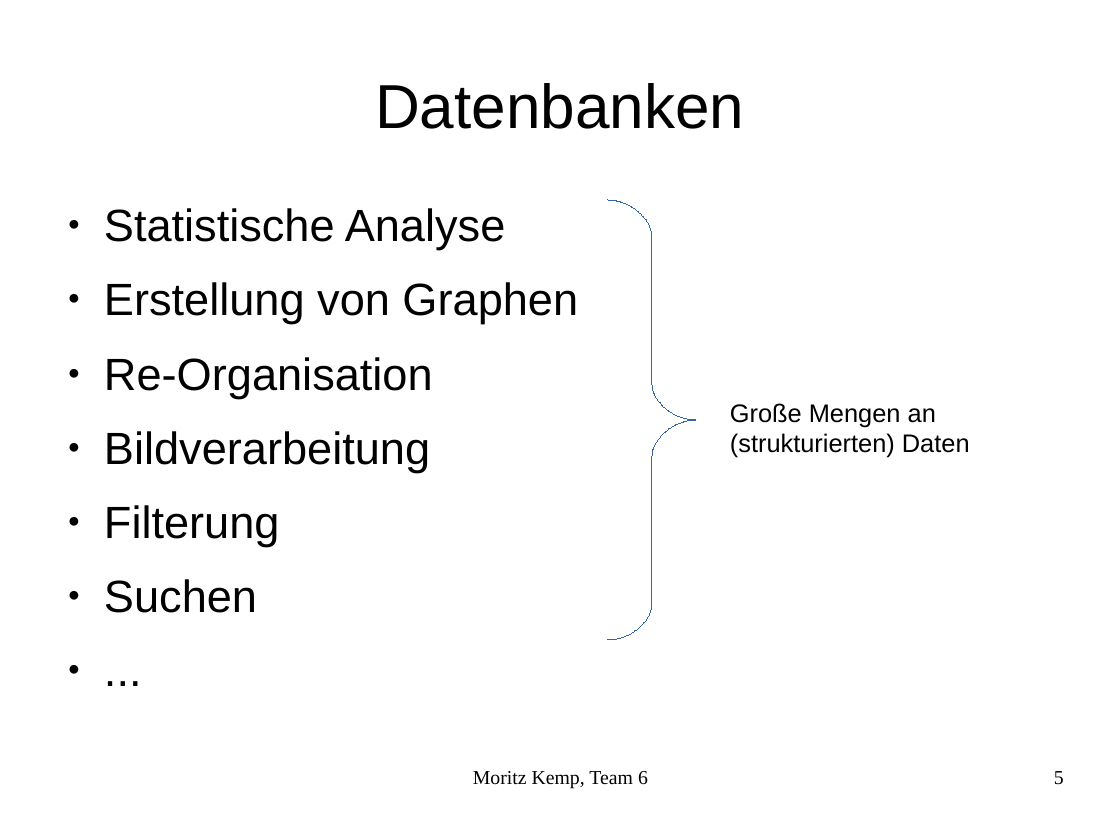
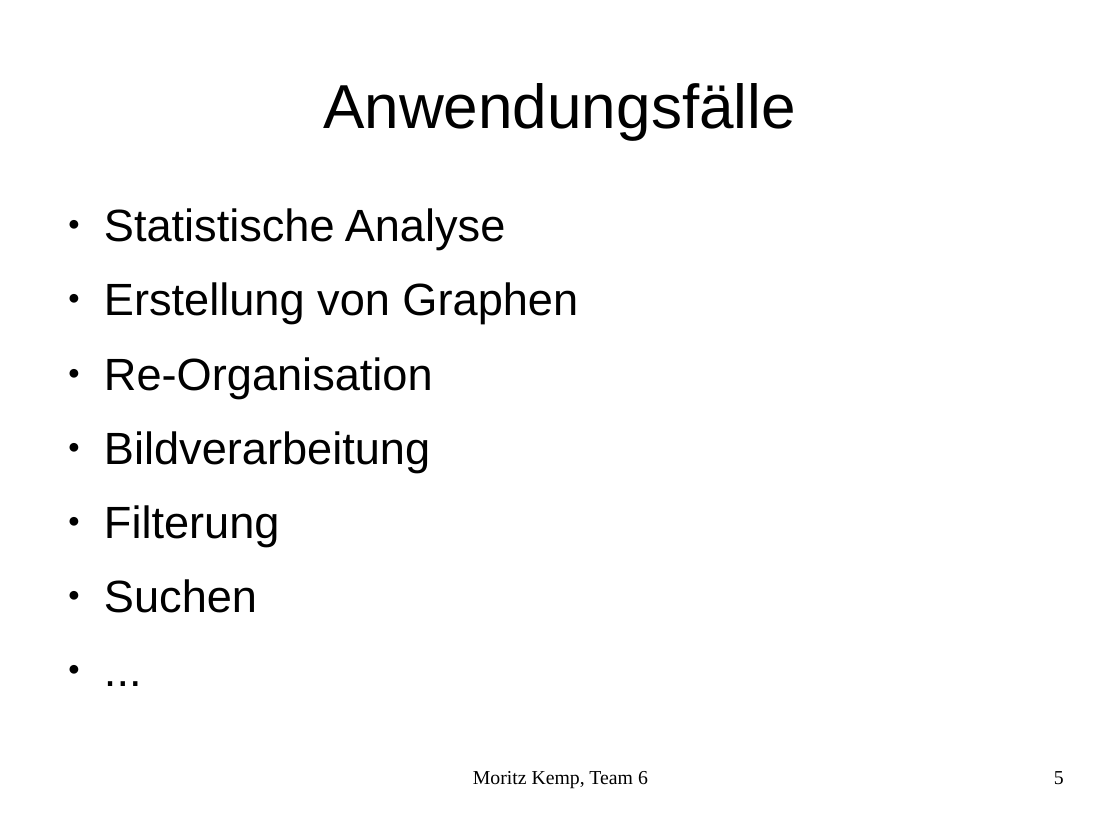
Before and after one commit to MoritzKemp/schemaloseDatenbanken, a slide deck: slide 5 of vortraege/MapReduceVortrag.odp. Drawn at 1120x840 pixels with LibreOffice and Linux fonts; fonts in the diff are those of the drawing. Boxes give left, top, right and bottom in pixels: in the first picture for what was removed or moved away, otherwise in the second. Text is boxed around its words. In the diff, an @@ line names an element or a change of style, - is before the commit and + after.

```diff
--- a/vortraege/MapReduceVortrag.odp
+++ b/vortraege/MapReduceVortrag.odp
@@ title at (323,83,796,139): text changed @@
-Datenbanken
+Anwendungsfälle
@@ freeform shape removed at (608,200,696,640) @@
@@ text removed at (730,403,970,458) @@
-Große Mengen an (strukturierten) Daten
```
Also in this commit, not shown: 3 other slides changed, 1 other file.
